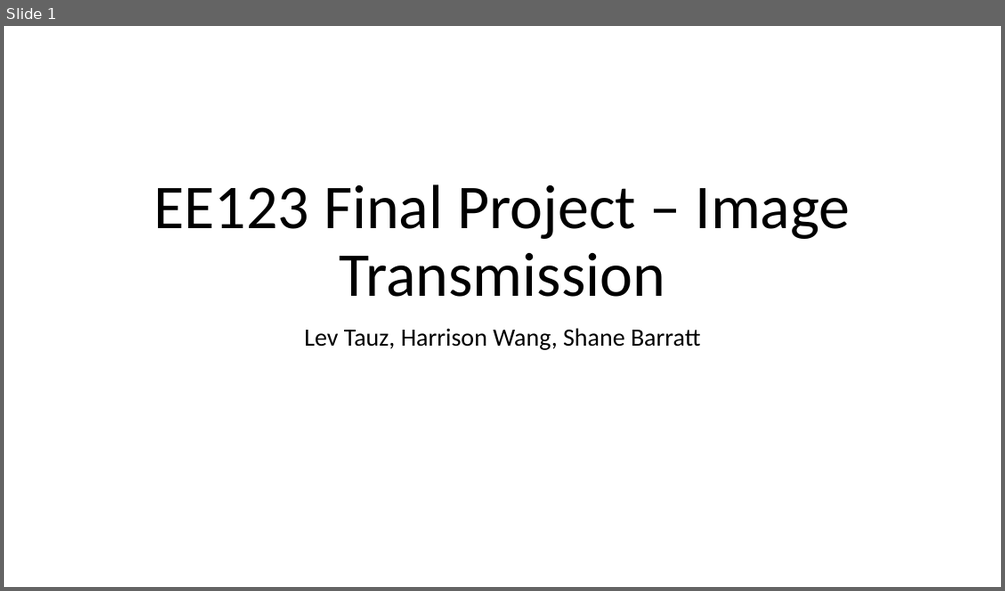
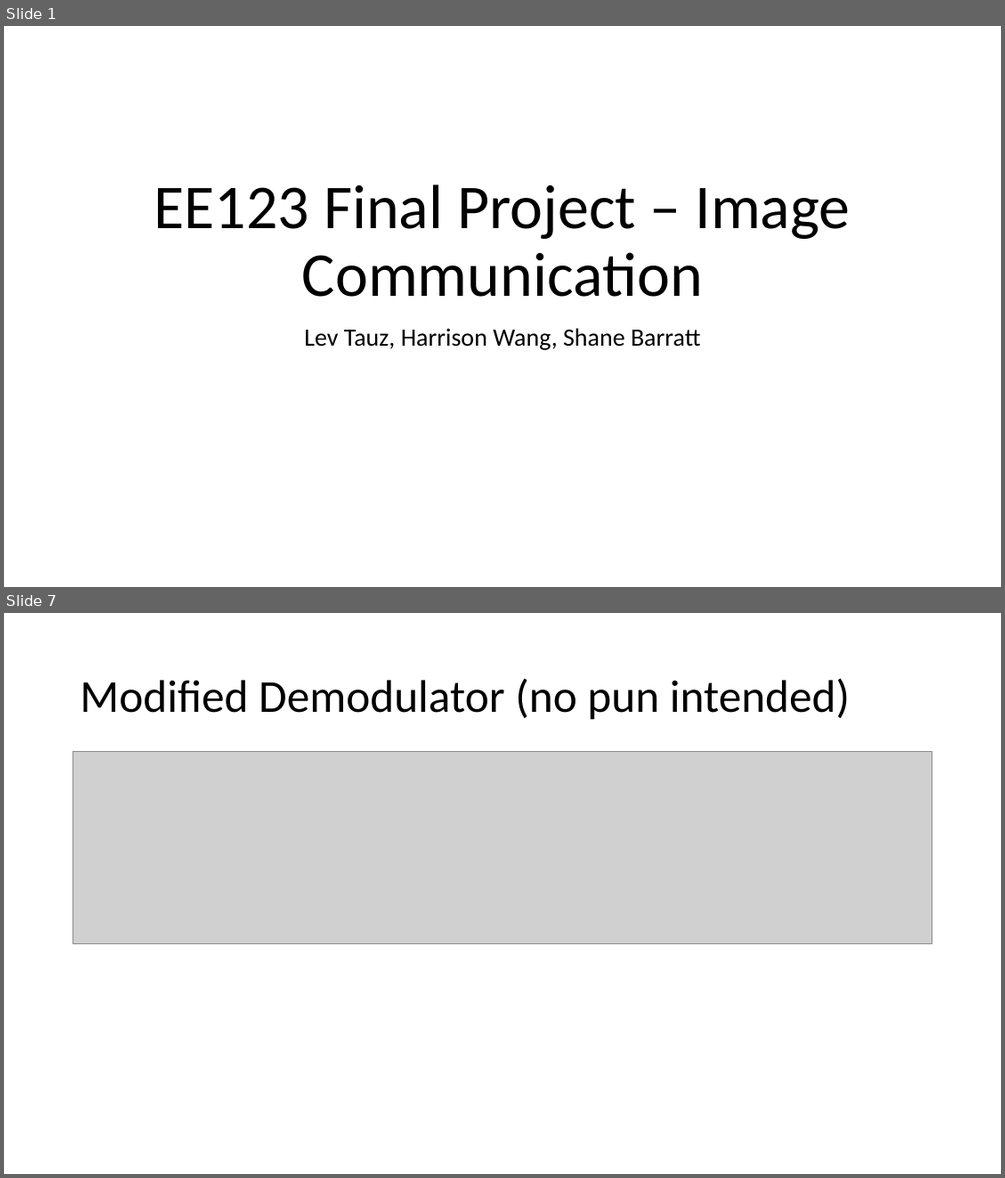
Before and after one commit to levtauz/Image_Project, a slide deck: presentation.pptx. Shown one above the other, each under a label of ours: slide 1 before the commit, slides 1 and 7 after it; the slides between them are not shown. The pictures are 1005x591 and 1005x1178 pixels, drawn with LibreOffice and Linux fonts; fonts in the diff are those of the drawing; grey boxes stand for pictures. Boxes give left, top, right and bottom in pixels: in the first picture for what was removed or moved away, otherwise in the second. Text is boxed around its words. In the diff, an @@ line names an element or a change of style, - is before the commit and + after.

```diff
--- a/presentation.pptx
+++ b/presentation.pptx
@@ slide 7 added at <box>4,613,1001,1174</box>, background #FFFFFF @@
@@ title added at <box>80,678,850,720</box>, 44 pt, text #000000 @@
+Modified Demodulator (no pun intended)
@@ picture added at <box>73,751,933,943</box> @@
@@ slide 1 changed as well @@
@@ title at <box>154,184,850,297</box>: text changed @@
-EE123 Final Project – Image Transmission
+EE123 Final Project – Image Communication
```
Also in this commit, not shown: 6 other slides added, 2 slides removed, 2 other files.
